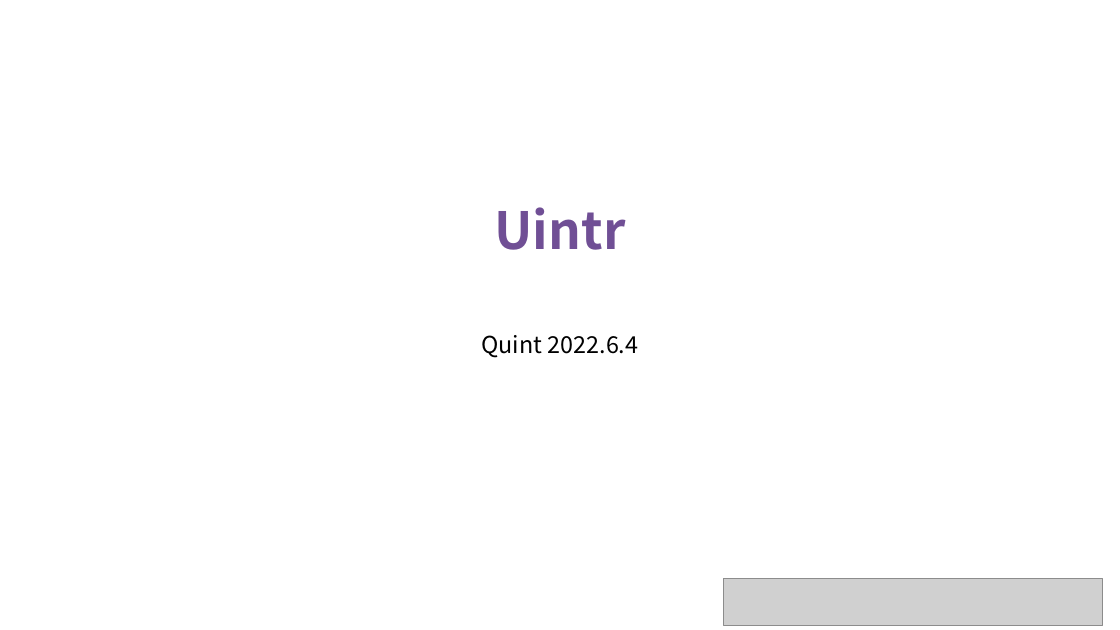
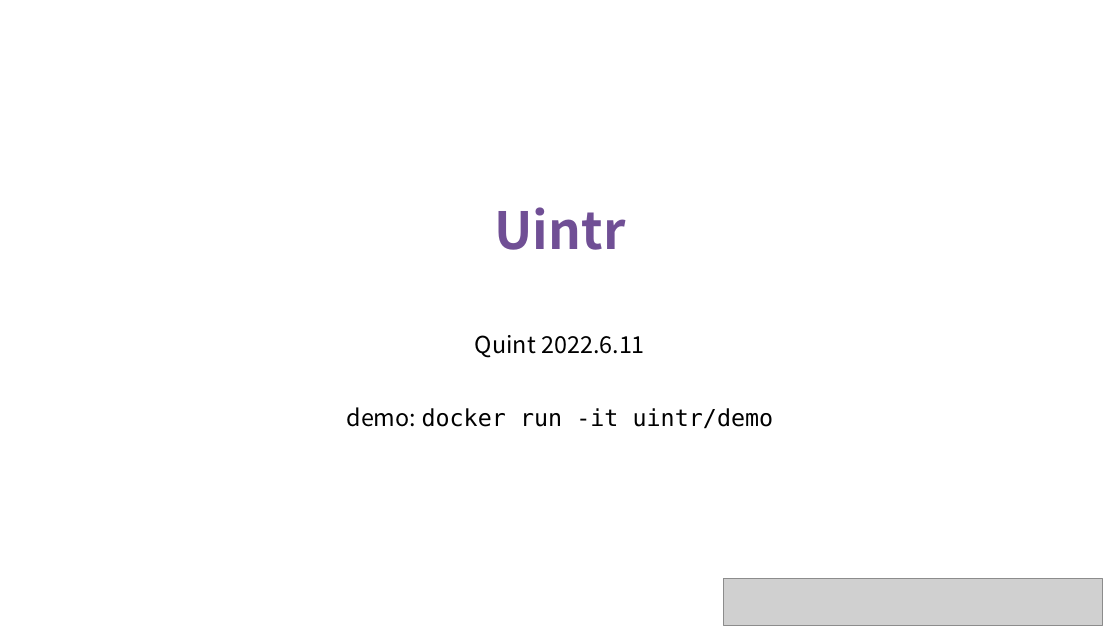
Before and after one commit to OS-F-4/usr-intr, a slide deck: slide 1 of ppt/2022-6-11.pptx. Drawn at 1120x630 pixels with LibreOffice and Linux fonts; fonts in the diff are those of the drawing; grey boxes stand for pictures. Boxes give left, top, right and bottom in pixels: in the first picture for what was removed or moved away, otherwise in the second. Text is boxed around its words. In the diff, an @@ line names an element or a change of style, - is before the commit and + after.

Commit message:
Update 6-11 ppt

```diff
--- a/ppt/2022-6-11.pptx
+++ b/ppt/2022-6-11.pptx
@@ text at (347, 335, 774, 429): text changed; font Noto Sans CJK SC to DejaVu Sans Mono @@
-Quint 2022.6.4
+Quint 2022.6.11
+demo: docker run -it uintr/demo
```
Also in this commit, not shown: 2 other slides changed, 4 slides added, 1 slide removed.
